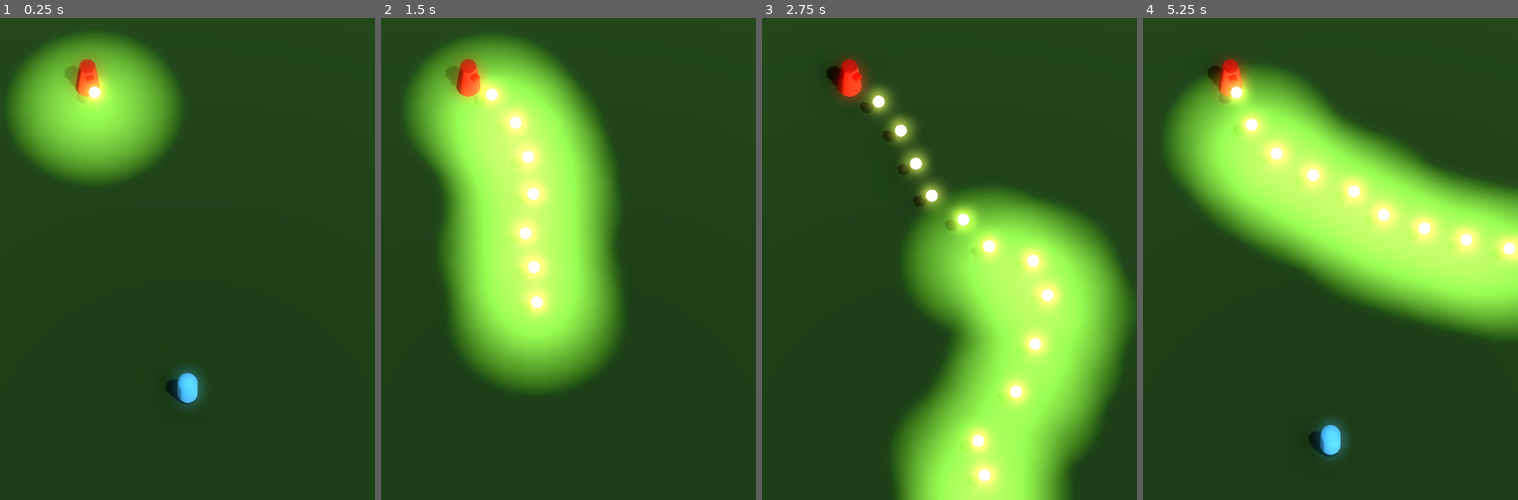
Above: before the commit, frames 1-4 (left to right).
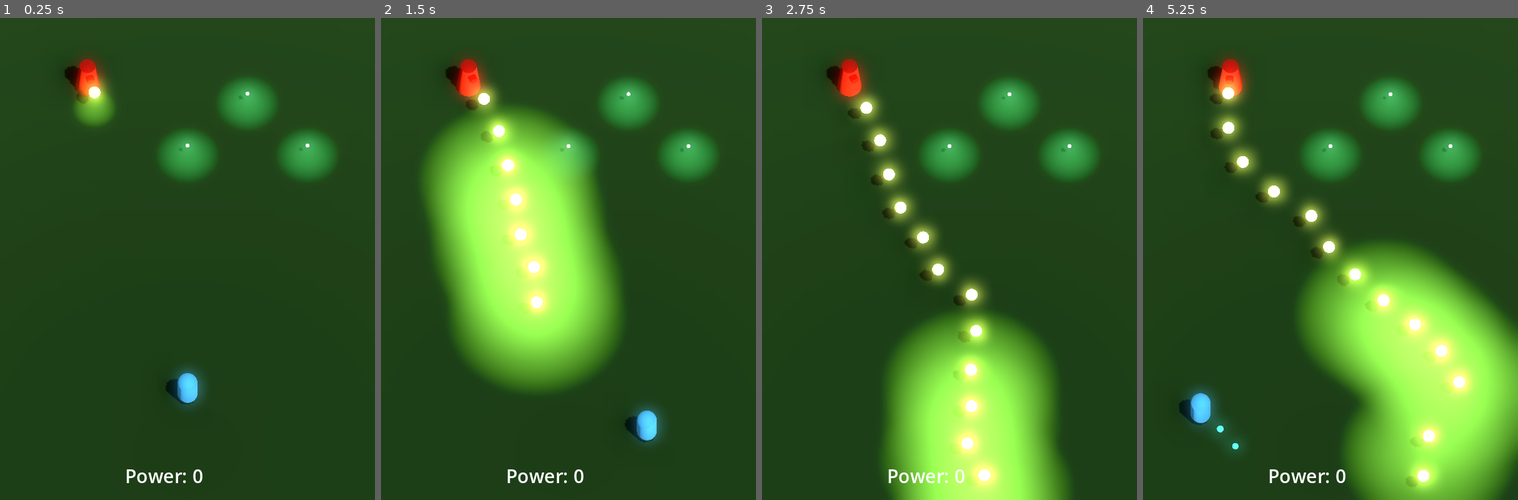
Above: after the commit, the same moments.

Repository: JackEvans24/bullet-absorb
Game: Godot game, scene res://scenes/main.tscn
The game is run twice, just before and just after one commit, with the same random seed, the same clock (stepped at 60 frames per second) and the same inputs.
Inputs:
- Up to frame 1 (0.25 s): no input
- Up to frame 2 (1.5 s): hold Right (move_right) 0.53-1.28 s; hold J (absorb, bound only after the commit) 0.53-1.28 s; hold Down (move_back) from 1.28 s (still down); tap J (absorb, bound only after the commit) at 1.35 s
- Up to frame 3 (2.75 s): release Down (move_back) at 2.03 s; hold Right (move_right) from 2.03 s (still down); hold J (absorb, bound only after the commit) from 2.03 s (still down)
- Up to frame 4 (5.25 s): release Right (move_right) at 2.78 s; release J (absorb, bound only after the commit) at 2.78 s; hold Up (move_forward) 2.78-3.53 s; tap J (absorb, bound only after the commit) at 2.85, 4.35 s; hold J (absorb, bound only after the commit) 3.53-4.28 s; hold Left (move_left) 3.53-5.03 s; hold Down (move_back) from 5.03 s (still down); hold J (absorb, bound only after the commit) from 5.03 s (still down)

The runs differ from the first frame. In frame 1, 15% of the frame differs, in the area x 2-90%, y 3-97%; in frame 2, 21%; in frame 3, 37%; in frame 4, 53%, in the area x 5-100%, y 9-100%.

Commit message:
feat: allow player to absorb bullets to gain power (#2)
* chore: move bullet to bullet collision layer

* feat: add basic absorb functionality to player and bullet

* feat: slow player during absorb cooldown

* feat: add absorb windup

* feat: add particles to absorb windup

* feat: display current absorb level in HUD

* feat: tween bullet light level so it doesn't pop in/out

* chore: move player materials

* feat: add power visual indicator

* feat: move power towards player on player enter

* feat: spawn power on bullet death

* refactor: simplify bullet positioning code

* feat: move absorb trigger from bullet destroy to power collision

Diff:
--- /dev/null
+++ b/materials/player/player.tres
@@ -0,0 +1,4 @@
+[gd_resource type="StandardMaterial3D" format=3 uid="uid://beaa2b7evhbjh"]
+
+[resource]
+albedo_color = Color(0.33, 0.732, 1, 1)
--- /dev/null
+++ b/materials/player/player_absorb.tres
@@ -0,0 +1,8 @@
+[gd_resource type="StandardMaterial3D" format=3 uid="uid://f41eu4cbvian"]
+
+[resource]
+transparency = 1
+albedo_color = Color(0.329412, 0.733333, 1, 0.392157)
+emission_enabled = true
+emission = Color(0.196078, 1, 1, 1)
+emission_energy_multiplier = 3.0
--- /dev/null
+++ b/materials/player/player_absorb_halo.tres
@@ -0,0 +1,8 @@
+[gd_resource type="StandardMaterial3D" format=3 uid="uid://dq2ufo1kpypca"]
+
+[resource]
+transparency = 1
+albedo_color = Color(0.329412, 0.733333, 1, 0.0784314)
+emission_enabled = true
+emission = Color(0.196078, 1, 1, 1)
+emission_energy_multiplier = 3.0
--- /dev/null
+++ b/materials/power.tres
@@ -0,0 +1,6 @@
+[gd_resource type="ORMMaterial3D" format=3 uid="uid://cby3cclkw40gu"]
+
+[resource]
+emission_enabled = true
+emission = Color(0.607843, 1, 1, 1)
+emission_energy_multiplier = 2.0
--- a/prefabs/bullet.tscn
+++ b/prefabs/bullet.tscn
@@ -1,6 +1,7 @@
-[gd_scene load_steps=4 format=3 uid="uid://dahpvdvtv4c1c"]
+[gd_scene load_steps=6 format=3 uid="uid://dahpvdvtv4c1c"]
 
 [ext_resource type="Script" path="res://scripts/bullet.gd" id="1_yp7k1"]
+[ext_resource type="PackedScene" uid="uid://cm1wj0vbe4wn8" path="res://prefabs/power_ball.tscn" id="2_n13p0"]
 
 [sub_resource type="ORMMaterial3D" id="ORMMaterial3D_h27nb"]
 emission_enabled = true
@@ -12,20 +13,31 @@
 radius = 0.3
 height = 0.6
 
-[node name="Bullet" type="Node3D"]
+[sub_resource type="SphereShape3D" id="SphereShape3D_8p8c6"]
+radius = 0.3
+
+[node name="Bullet" type="Area3D" groups=["bullet"]]
+collision_layer = 4
+collision_mask = 0
+monitoring = false
 script = ExtResource("1_yp7k1")
 speed = 10
 accuracy = 0.02
+power_scene = ExtResource("2_n13p0")
 
 [node name="MeshInstance3D" type="MeshInstance3D" parent="."]
 mesh = SubResource("SphereMesh_6vkiy")
 
-[node name="OmniLight3D" type="OmniLight3D" parent="."]
+[node name="BulletLight" type="OmniLight3D" parent="."]
 light_color = Color(1, 1, 0.607843, 1)
 light_energy = 2.0
+omni_range = 1.0
 omni_attenuation = 0.435275
 
 [node name="VisibleOnScreenNotifier3D" type="VisibleOnScreenNotifier3D" parent="."]
-aabb = AABB(-0.5, -0.5, -0.5, 1, 1, 1)
+aabb = AABB(-2, -2, -2, 4, 4, 4)
+
+[node name="CollisionShape3D" type="CollisionShape3D" parent="."]
+shape = SubResource("SphereShape3D_8p8c6")
 
 [connection signal="screen_exited" from="VisibleOnScreenNotifier3D" to="." method="_on_screen_exited"]
--- a/prefabs/player.tscn
+++ b/prefabs/player.tscn
@@ -1,23 +1,91 @@
-[gd_scene load_steps=5 format=3 uid="uid://c3tj0pdcum4wd"]
+[gd_scene load_steps=15 format=3 uid="uid://c3tj0pdcum4wd"]
 
 [ext_resource type="Script" path="res://scripts/player/player.gd" id="1_u023k"]
-
-[sub_resource type="StandardMaterial3D" id="StandardMaterial3D_se4rt"]
-albedo_color = Color(0.33, 0.732, 1, 1)
+[ext_resource type="Material" uid="uid://beaa2b7evhbjh" path="res://materials/player/player.tres" id="2_di4ke"]
+[ext_resource type="Script" path="res://scripts/player/absorb.gd" id="2_sawo1"]
+[ext_resource type="Material" uid="uid://f41eu4cbvian" path="res://materials/player/player_absorb.tres" id="4_ep8r4"]
+[ext_resource type="Material" uid="uid://dq2ufo1kpypca" path="res://materials/player/player_absorb_halo.tres" id="4_poddg"]
 
 [sub_resource type="CapsuleMesh" id="CapsuleMesh_xm2o2"]
-material = SubResource("StandardMaterial3D_se4rt")
+material = ExtResource("2_di4ke")
 
 [sub_resource type="CapsuleShape3D" id="CapsuleShape3D_b08da"]
+
+[sub_resource type="SphereShape3D" id="SphereShape3D_4kfv7"]
+radius = 5.0
+
+[sub_resource type="CapsuleShape3D" id="CapsuleShape3D_sdjtx"]
+radius = 0.4
+height = 1.8
+
+[sub_resource type="SphereMesh" id="SphereMesh_epkrr"]
+material = ExtResource("4_poddg")
+radius = 5.0
+height = 10.0
+
+[sub_resource type="Curve" id="Curve_syo44"]
+_data = [Vector2(0, 0), -2.37274, -2.37274, 0, 0, Vector2(0.104623, 1), -1.13942e-06, -1.13942e-06, 0, 0, Vector2(1, 0), -0.0990366, 0.0, 0, 0]
+point_count = 3
+
+[sub_resource type="CurveTexture" id="CurveTexture_isa1t"]
+curve = SubResource("Curve_syo44")
+
+[sub_resource type="ParticleProcessMaterial" id="ParticleProcessMaterial_jewto"]
+emission_shape = 2
+emission_sphere_radius = 5.0
+radial_velocity_min = -20.0
+radial_velocity_max = -10.0
+gravity = Vector3(0, 0, 0)
+scale_min = 0.5
+scale_curve = SubResource("CurveTexture_isa1t")
+
+[sub_resource type="SphereMesh" id="SphereMesh_cp26l"]
+material = ExtResource("4_ep8r4")
+radius = 0.2
+height = 0.4
 
 [node name="Player" type="CharacterBody3D"]
 transform = Transform3D(1, 0, 0, 0, 1, 0, 0, 0, 1, 0, 1, 0)
 collision_layer = 2
 script = ExtResource("1_u023k")
-speed = 12.0
 
 [node name="MeshInstance3D" type="MeshInstance3D" parent="."]
 mesh = SubResource("CapsuleMesh_xm2o2")
 
 [node name="CollisionShape3D" type="CollisionShape3D" parent="."]
 shape = SubResource("CapsuleShape3D_b08da")
+
+[node name="Absorb" type="Node3D" parent="."]
+script = ExtResource("2_sawo1")
+absorb_cooldown = 0.9
+mesh_display_time = 0.1
+
+[node name="DestroyArea" type="Area3D" parent="Absorb"]
+collision_layer = 0
+collision_mask = 4
+monitorable = false
+
+[node name="CollisionShape3D" type="CollisionShape3D" parent="Absorb/DestroyArea"]
+shape = SubResource("SphereShape3D_4kfv7")
+
+[node name="AbsorbArea" type="Area3D" parent="Absorb"]
+collision_layer = 0
+collision_mask = 8
+monitorable = false
+
+[node name="CollisionShape3D" type="CollisionShape3D" parent="Absorb/AbsorbArea"]
+shape = SubResource("CapsuleShape3D_sdjtx")
+
+[node name="AbsorbMesh" type="MeshInstance3D" parent="Absorb"]
+visible = false
+mesh = SubResource("SphereMesh_epkrr")
+skeleton = NodePath("../DestroyArea")
+
+[node name="AbsorbParticles" type="GPUParticles3D" parent="Absorb"]
+emitting = false
+amount = 20
+interpolate = false
+fract_delta = false
+local_coords = true
+process_material = SubResource("ParticleProcessMaterial_jewto")
+draw_pass_1 = SubResource("SphereMesh_cp26l")
--- /dev/null
+++ b/prefabs/power_ball.tscn
@@ -0,0 +1,72 @@
+[gd_scene load_steps=8 format=3 uid="uid://cm1wj0vbe4wn8"]
+
+[ext_resource type="Script" path="res://scripts/power_ball.gd" id="1_nwg2l"]
+[ext_resource type="Material" uid="uid://cby3cclkw40gu" path="res://materials/power.tres" id="2_netkk"]
+
+[sub_resource type="SphereMesh" id="SphereMesh_6vkiy"]
+material = ExtResource("2_netkk")
+
+[sub_resource type="Animation" id="Animation_41a3g"]
+resource_name = "default"
+length = 2.0
+loop_mode = 1
+tracks/0/type = "value"
+tracks/0/imported = false
+tracks/0/enabled = true
+tracks/0/path = NodePath("MeshInstance3D:position")
+tracks/0/interp = 2
+tracks/0/loop_wrap = true
+tracks/0/keys = {
+"times": PackedFloat32Array(0, 1, 2),
+"transitions": PackedFloat32Array(1, 1, 1),
+"update": 0,
+"values": [Vector3(0, 0, 0), Vector3(0, -0.1, 0), Vector3(0, 0, 0)]
+}
+
+[sub_resource type="AnimationLibrary" id="AnimationLibrary_52ggg"]
+_data = {
+"default": SubResource("Animation_41a3g")
+}
+
+[sub_resource type="SphereShape3D" id="SphereShape3D_8p8c6"]
+radius = 5.0
+
+[sub_resource type="SphereShape3D" id="SphereShape3D_crqyd"]
+radius = 0.1
+
+[node name="Power" type="Node3D" groups=["bullet"]]
+script = ExtResource("1_nwg2l")
+max_speed = 3.0
+acceleration = 0.5
+
+[node name="MeshInstance3D" type="MeshInstance3D" parent="."]
+transform = Transform3D(0.2, 0, 0, 0, 0.2, 0, 0, 0, 0.2, 0, 0, 0)
+mesh = SubResource("SphereMesh_6vkiy")
+
+[node name="BulletLight" type="OmniLight3D" parent="."]
+light_color = Color(0.607843, 1, 1, 1)
+light_energy = 0.5
+omni_range = 2.0
+omni_attenuation = 0.435275
+
+[node name="AnimationPlayer" type="AnimationPlayer" parent="."]
+libraries = {
+"": SubResource("AnimationLibrary_52ggg")
+}
+autoplay = "default"
+
+[node name="PlayerAttractionArea" type="Area3D" parent="."]
+collision_layer = 0
+collision_mask = 2
+monitorable = false
+
+[node name="CollisionShape3D" type="CollisionShape3D" parent="PlayerAttractionArea"]
+shape = SubResource("SphereShape3D_8p8c6")
+
+[node name="PlayerCollisionArea" type="Area3D" parent="."]
+collision_layer = 8
+collision_mask = 0
+monitoring = false
+
+[node name="CollisionShape3D" type="CollisionShape3D" parent="PlayerCollisionArea"]
+shape = SubResource("SphereShape3D_crqyd")
--- a/project.godot
+++ b/project.godot
@@ -54,8 +54,18 @@
 , Object(InputEventJoypadButton,"resource_local_to_scene":false,"resource_name":"","device":-1,"button_index":14,"pressure":0.0,"pressed":true,"script":null)
 ]
 }
+absorb={
+"deadzone": 0.5,
+"events": [Object(InputEventKey,"resource_local_to_scene":false,"resource_name":"","device":-1,"window_id":0,"alt_pressed":false,"shift_pressed":false,"ctrl_pressed":false,"meta_pressed":false,"pressed":false,"keycode":0,"physical_keycode":74,"key_label":0,"unicode":106,"echo":false,"script":null)
+, Object(InputEventKey,"resource_local_to_scene":false,"resource_name":"","device":-1,"window_id":0,"alt_pressed":false,"shift_pressed":false,"ctrl_pressed":false,"meta_pressed":false,"pressed":false,"keycode":0,"physical_keycode":90,"key_label":0,"unicode":122,"echo":false,"script":null)
+, Object(InputEventJoypadButton,"resource_local_to_scene":false,"resource_name":"","device":-1,"button_index":1,"pressure":0.0,"pressed":true,"script":null)
+, Object(InputEventJoypadButton,"resource_local_to_scene":false,"resource_name":"","device":-1,"button_index":9,"pressure":0.0,"pressed":true,"script":null)
+]
+}
 
 [layer_names]
 
 3d_physics/layer_1="ground"
 3d_physics/layer_2="player"
+3d_physics/layer_3="bullet"
+3d_physics/layer_4="power"
--- /dev/null
+++ b/scenes/hud.tscn
@@ -0,0 +1,22 @@
+[gd_scene load_steps=2 format=3 uid="uid://bhxrs6pph350t"]
+
+[ext_resource type="Script" path="res://scripts/hud.gd" id="1_fnqek"]
+
+[node name="HUD" type="Node"]
+script = ExtResource("1_fnqek")
+
+[node name="PowerLabel" type="Label" parent="."]
+anchors_preset = 7
+anchor_left = 0.5
+anchor_top = 1.0
+anchor_right = 0.5
+anchor_bottom = 1.0
+offset_left = -100.0
+offset_top = -60.0
+offset_right = 100.0
+offset_bottom = -18.0
+grow_horizontal = 2
+grow_vertical = 0
+size_flags_horizontal = 8
+theme_override_font_sizes/font_size = 30
+text = "Power: 0"
--- a/scenes/main.tscn
+++ b/scenes/main.tscn
@@ -1,8 +1,10 @@
-[gd_scene load_steps=10 format=3 uid="uid://ccgpc6v5lruew"]
+[gd_scene load_steps=12 format=3 uid="uid://ccgpc6v5lruew"]
 
 [ext_resource type="PackedScene" uid="uid://c3tj0pdcum4wd" path="res://prefabs/player.tscn" id="1_e5x1h"]
 [ext_resource type="Script" path="res://scripts/main.gd" id="1_rtjol"]
+[ext_resource type="PackedScene" uid="uid://bhxrs6pph350t" path="res://scenes/hud.tscn" id="2_bqahq"]
 [ext_resource type="PackedScene" uid="uid://bj8n5y46nf5wq" path="res://prefabs/turret.tscn" id="3_5441h"]
+[ext_resource type="PackedScene" uid="uid://cm1wj0vbe4wn8" path="res://prefabs/power_ball.tscn" id="5_axmlc"]
 
 [sub_resource type="StandardMaterial3D" id="StandardMaterial3D_r1hrq"]
 albedo_color = Color(0.36875, 0.59, 0.3245, 1)
@@ -58,6 +60,11 @@
 light_energy = 0.2
 shadow_enabled = true
 
+[node name="HUD" parent="." instance=ExtResource("2_bqahq")]
+
+[node name="Player" parent="." instance=ExtResource("1_e5x1h")]
+transform = Transform3D(1, 0, 0, 0, 1, 0, 0, 0, 1, 0, 1, 5)
+
 [node name="CameraPoles" type="Node3D" parent="."]
 visible = false
 
@@ -77,12 +84,17 @@
 transform = Transform3D(1, 0, 0, 0, 1, 0, 0, 0, 1, 10, 0, 11)
 mesh = SubResource("CylinderMesh_ugq1f")
 
-[node name="Player" parent="." instance=ExtResource("1_e5x1h")]
-transform = Transform3D(1, 0, 0, 0, 1, 0, 0, 0, 1, 0, 1, 5)
-speed = 15.0
-
 [node name="Turret" parent="." instance=ExtResource("3_5441h")]
 transform = Transform3D(1, 0, 0, 0, 1, 0, 0, 0, 1, -5, 0, -13)
 
 [node name="WorldEnvironment" type="WorldEnvironment" parent="."]
 environment = SubResource("Environment_v60oa")
+
+[node name="Power" parent="." instance=ExtResource("5_axmlc")]
+transform = Transform3D(1, 0, 0, 0, 1, 0, 0, 0, 1, 0, 1, -9)
+
+[node name="Power2" parent="." instance=ExtResource("5_axmlc")]
+transform = Transform3D(1, 0, 0, 0, 1, 0, 0, 0, 1, 3, 1, -12)
+
+[node name="Power3" parent="." instance=ExtResource("5_axmlc")]
+transform = Transform3D(1, 0, 0, 0, 1, 0, 0, 0, 1, 6, 1, -9)
--- a/scripts/bullet.gd
+++ b/scripts/bullet.gd
@@ -1,12 +1,20 @@
-extends Node3D
+class_name Bullet extends Node3D
 
 @export var speed = 5
 @export var accuracy = 1.0 / 6.0
+@export var illuminate_time = 0.2
+@export var illuminate_range = 5
 
-func initialise(start_position: Vector3, turret_basis: Basis):
+@export var power_scene: PackedScene
+
+@onready var light: OmniLight3D = $BulletLight
+
+func _ready():
+	var tween = get_tree().create_tween()
+	tween.tween_property(light, "omni_range", illuminate_range, illuminate_time)
+
+func initialise(turret_basis: Basis):
 	basis = turret_basis.orthonormalized()
-	position = start_position
-
 	# add some random rotation to look direction
 	rotate_y(randf_range( - PI * accuracy, PI * accuracy))
 
@@ -16,3 +24,14 @@
 
 func _on_screen_exited():
 	queue_free()
+
+func destroy():
+	call_deferred("handle_destruction")
+
+func handle_destruction():
+	var power = power_scene.instantiate()
+	get_tree().root.add_child(power)
+
+	power.global_position = global_position
+
+	queue_free()
--- /dev/null
+++ b/scripts/hud.gd
@@ -0,0 +1,7 @@
+class_name Hud
+extends Node
+
+@onready var power_label: Label = $PowerLabel
+
+func _on_absorb_count_changed(count: int):
+	power_label.text = "Power: %s" % count
--- a/scripts/main.gd
+++ b/scripts/main.gd
@@ -1,7 +1,9 @@
 extends Node
 
+@onready var hud: Hud = $HUD
 @onready var player: Player = $Player
 @onready var turret = $Turret
 
 func _ready():
 	turret.set_target(player)
+	player.absorb_count_changed.connect(hud._on_absorb_count_changed)
--- /dev/null
+++ b/scripts/player/absorb.gd
@@ -0,0 +1,88 @@
+class_name Absorb
+extends Node3D
+
+signal bullet_absorbed
+signal slowdown_started
+signal slowdown_ended
+
+@export var absorb_windup = 1
+@export var absorb_cooldown = 0.5
+@export var mesh_display_time = 0.2
+
+@onready var destoy_area: Area3D = $DestroyArea
+@onready var absorb_area: Area3D = $AbsorbArea
+@onready var mesh: MeshInstance3D = $AbsorbMesh
+@onready var particles: GPUParticles3D = $AbsorbParticles
+
+var is_absorb_started = false
+var is_absorbing = false
+var current_windup_time = 0.0
+
+func _ready():
+	absorb_area.area_entered.connect(absorb_power)
+
+func _process(delta):
+	if is_absorb_started:
+		process_absorb_state(delta)
+	elif Input.is_action_just_pressed("absorb"):
+		process_absorb_start()
+
+func process_absorb_state(delta):
+	if is_absorbing:
+		return
+
+	if not Input.is_action_pressed("absorb"):
+		end_windup()
+		return
+
+	current_windup_time += delta
+	if not current_windup_time > absorb_windup:
+		return
+
+	trigger_absorb()
+	end_windup()
+
+func trigger_absorb():
+	is_absorbing = true
+
+	var overlapping_areas: Array[Area3D] = destoy_area.get_overlapping_areas()
+	for overlapping_area in overlapping_areas:
+		if overlapping_area.is_in_group('bullet'):
+			destroy_bullet(overlapping_area)
+
+	await display_mesh()
+	await handle_cooldown()
+
+	is_absorbing = false
+
+func process_absorb_start():
+	slowdown_started.emit()
+	is_absorb_started = true
+	enable_particles(true)
+
+func end_windup():
+	is_absorb_started = false
+	current_windup_time = 0.0
+	slowdown_ended.emit()
+	enable_particles(false)
+
+func enable_particles(enabled: bool):
+	particles.emitting = enabled
+	particles.visible = enabled
+
+func destroy_bullet(bullet_area: Area3D):
+	var bullet = type_convert(bullet_area, typeof(Bullet))
+	bullet.destroy()
+
+func absorb_power(area: Area3D):
+	print("AREA ENTERED")
+	(area.get_parent() as PowerBall).call_deferred("queue_free")
+	bullet_absorbed.emit()
+
+func handle_cooldown():
+	await get_tree().create_timer(absorb_cooldown).timeout
+
+func display_mesh():
+	mesh.visible = true
+	await get_tree().create_timer(mesh_display_time).timeout
+	mesh.visible = false
--- a/scripts/player/player.gd
+++ b/scripts/player/player.gd
@@ -1,9 +1,22 @@
 class_name Player
 extends CharacterBody3D
 
-@export var speed = 5.0
+signal absorb_count_changed(count: int)
+
+@export var default_speed = 15.0
+@export var absorb_speed = 5.0
 @export var deceleration = 3.0
 @export var fall_acceleration = 10
+
+@onready var absorb: Absorb = $Absorb
+
+var speed = default_speed
+var absorb_count: int = 0
+
+func _ready():
+	absorb.bullet_absorbed.connect(_on_absorb)
+	absorb.slowdown_started.connect(_on_slowdown_started)
+	absorb.slowdown_ended.connect(_on_slowdown_ended)
 
 func _physics_process(delta):
 	# Add the gravity.
@@ -23,3 +36,13 @@
 		velocity.z = move_toward(velocity.z, 0, deceleration)
 
 	move_and_slide()
+
+func _on_absorb():
+	absorb_count += 1
+	absorb_count_changed.emit(absorb_count)
+
+func _on_slowdown_started():
+	speed = absorb_speed
+
+func _on_slowdown_ended():
+	speed = default_speed
--- /dev/null
+++ b/scripts/power_ball.gd
@@ -0,0 +1,29 @@
+class_name PowerBall
+extends Node3D
+
+@export var max_speed = 5.0
+@export var acceleration = 0.1
+
+var player: Node3D = null
+var current_speed = 0.0
+
+@onready var attraction_area = $PlayerAttractionArea
+
+func _ready():
+	attraction_area.body_entered.connect(_on_body_entered)
+
+func _physics_process(delta):
+	if player == null:
+		return
+
+	var offset = player.position - position
+
+	current_speed = min(current_speed + (acceleration * delta), max_speed)
+	current_speed = min(current_speed, offset.length())
+
+	translate(offset.normalized() * current_speed)
+
+func _on_body_entered(body: Node3D):
+	if body == null or player != null:
+		return
+	player = body
--- a/scripts/turret.gd
+++ b/scripts/turret.gd
@@ -22,8 +22,7 @@
 func _on_fire():
 	var bullet = bullet_scene.instantiate()
 
-	var global_fire_point = fire_point.global_position
-	var local_fire_point = to_local(global_fire_point)
+	bullet.position = to_local(fire_point.global_position)
+	bullet.initialise(pivot.basis)
 
-	bullet.initialise(local_fire_point, pivot.basis)
 	add_child(bullet)
